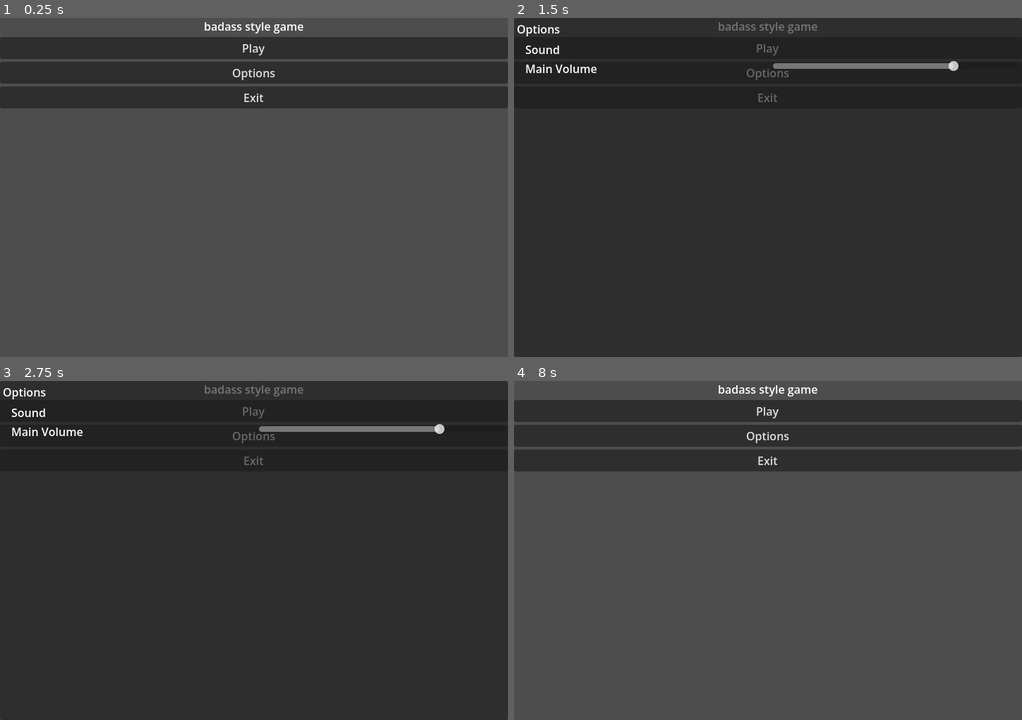
Above: before the commit, frames 1-4 (two rows, left to right).
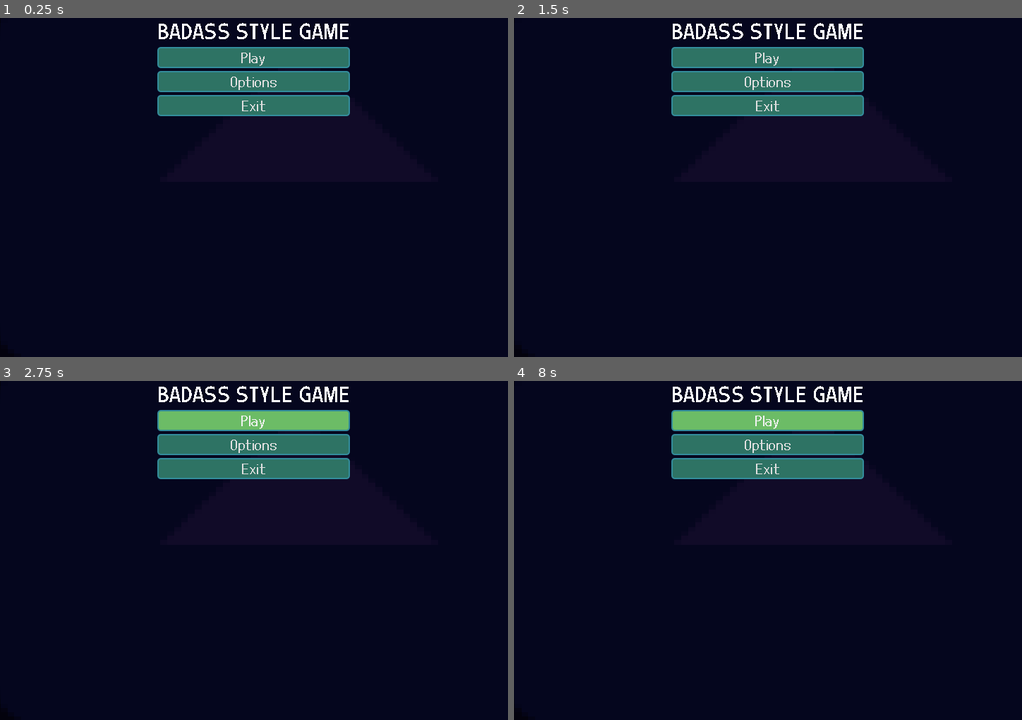
Above: after the commit, the same moments.

Repository: murumart/badass
Game: Godot game, scene res://scenes/ui/main_menu.tscn
Same seed, same stepped clock (60 frames per second), same inputs: the game is played once before the commit and once after it. The engine's default icon, where the game draws it, is replaced by a stand-in: a white triangle on a blue panel in a dark square.
Inputs (mouse positions are in pixels of both pictures, inside the frame that each line leads up to):
- Up to frame 1 (0.25 s): no input
- Up to frame 2 (1.5 s): click "Options" at 0.5 s; click (768, 343) at 1.25 s, where only the run after the commit has a clickable "Okay"
- Up to frame 3 (2.75 s): click "Play" at 2 s
- Up to frame 4 (8 s): click "Play" at 2.75 s; click "Play" at 3.5 s; tap Escape at 7.9 s

The runs differ from the first frame. In frame 1, 100% of the frame differs, in the area x 0-100%, y 0-100%; in frame 2, 100%; in frame 3, 100%; in frame 4, 100%.

Commit message:
Some theming

Diff:
--- a/project.godot
+++ b/project.godot
@@ -34,11 +34,16 @@
 
 project/assembly_name="New Game Project"
 
+[gui]
+
+theme/custom="uid://7pwkneh6677e"
+
 [physics]
 
 3d/physics_engine="Jolt Physics"
 
 [rendering]
 
+textures/canvas_textures/default_texture_filter=0
 rendering_device/driver.windows="d3d12"
 renderer/rendering_method="mobile"
--- /dev/null
+++ b/resources/theme/button.tres
@@ -0,0 +1,17 @@
+[gd_resource type="StyleBoxFlat" format=3 uid="uid://dmsmh0w41sl1p"]
+
+[resource]
+content_margin_left = 2.0
+content_margin_top = 2.0
+content_margin_right = 2.0
+content_margin_bottom = 2.0
+bg_color = Color(0.18039216, 0.4509804, 0.39215687, 1)
+border_width_left = 2
+border_width_top = 2
+border_width_right = 2
+border_width_bottom = 2
+border_color = Color(0.2, 0.54901963, 0.60784316, 1)
+corner_radius_top_left = 4
+corner_radius_top_right = 4
+corner_radius_bottom_right = 4
+corner_radius_bottom_left = 4
--- /dev/null
+++ b/resources/theme/button_disabled.tres
@@ -0,0 +1,17 @@
+[gd_resource type="StyleBoxFlat" format=3 uid="uid://dhg5qp4yd7wna"]
+
+[resource]
+content_margin_left = 2.0
+content_margin_top = 2.0
+content_margin_right = 2.0
+content_margin_bottom = 2.0
+bg_color = Color(0.06666667, 0.043137256, 0.15686275, 1)
+border_width_left = 2
+border_width_top = 2
+border_width_right = 2
+border_width_bottom = 2
+border_color = Color(0.1254902, 0.33333334, 0.5411765, 1)
+corner_radius_top_left = 4
+corner_radius_top_right = 4
+corner_radius_bottom_right = 4
+corner_radius_bottom_left = 4
--- /dev/null
+++ b/resources/theme/button_hover.tres
@@ -0,0 +1,17 @@
+[gd_resource type="StyleBoxFlat" format=3 uid="uid://b5inq3swjg0wa"]
+
+[resource]
+content_margin_left = 2.0
+content_margin_top = 2.0
+content_margin_right = 2.0
+content_margin_bottom = 2.0
+bg_color = Color(0.42352942, 0.7372549, 0.4, 1)
+border_width_left = 2
+border_width_top = 2
+border_width_right = 2
+border_width_bottom = 2
+border_color = Color(0.2, 0.54901963, 0.60784316, 1)
+corner_radius_top_left = 4
+corner_radius_top_right = 4
+corner_radius_bottom_right = 4
+corner_radius_bottom_left = 4
--- /dev/null
+++ b/resources/theme/button_press.tres
@@ -0,0 +1,17 @@
+[gd_resource type="StyleBoxFlat" format=3 uid="uid://b1grtf3oc422c"]
+
+[resource]
+content_margin_left = 2.0
+content_margin_top = 2.0
+content_margin_right = 2.0
+content_margin_bottom = 2.0
+bg_color = Color(0.16470589, 0.1882353, 0.32156864, 1)
+border_width_left = 2
+border_width_top = 2
+border_width_right = 2
+border_width_bottom = 2
+border_color = Color(0.18039216, 0.4509804, 0.39215687, 1)
+corner_radius_top_left = 4
+corner_radius_top_right = 4
+corner_radius_bottom_right = 4
+corner_radius_bottom_left = 4
--- /dev/null
+++ b/resources/theme/main_theme.tres
@@ -0,0 +1,31 @@
+[gd_resource type="Theme" format=3 uid="uid://7pwkneh6677e"]
+
+[ext_resource type="StyleBox" uid="uid://dmsmh0w41sl1p" path="res://resources/theme/button.tres" id="1_70gfe"]
+[ext_resource type="StyleBox" uid="uid://b5inq3swjg0wa" path="res://resources/theme/button_hover.tres" id="1_jtx1y"]
+[ext_resource type="StyleBox" uid="uid://dhg5qp4yd7wna" path="res://resources/theme/button_disabled.tres" id="1_kh2cq"]
+[ext_resource type="FontFile" uid="uid://cjgqwctltj4xi" path="res://resources/theme/Jupiteroid-Regular.ttf" id="2_jtx1y"]
+[ext_resource type="StyleBox" uid="uid://b1grtf3oc422c" path="res://resources/theme/button_press.tres" id="3_1ywy2"]
+
+[sub_resource type="StyleBoxFlat" id="StyleBoxFlat_wif3f"]
+bg_color = Color(0.42352942, 0.7372549, 0.4, 1)
+
+[sub_resource type="StyleBoxFlat" id="StyleBoxFlat_qmhhu"]
+bg_color = Color(0.7490196, 0.9490196, 0.4, 1)
+
+[sub_resource type="StyleBoxFlat" id="StyleBoxFlat_kh2cq"]
+content_margin_left = 2.0
+content_margin_top = 2.0
+content_margin_right = 2.0
+content_margin_bottom = 2.0
+bg_color = Color(0.18039216, 0.4509804, 0.39215687, 1)
+
+[resource]
+Button/styles/disabled = ExtResource("1_kh2cq")
+Button/styles/hover = ExtResource("1_jtx1y")
+Button/styles/normal = ExtResource("1_70gfe")
+Button/styles/pressed = ExtResource("3_1ywy2")
+Control/font_sizes/font_size = 22
+Control/fonts/font = ExtResource("2_jtx1y")
+Slider/styles/grabber_area = SubResource("StyleBoxFlat_wif3f")
+Slider/styles/grabber_area_highlight = SubResource("StyleBoxFlat_qmhhu")
+Slider/styles/slider = SubResource("StyleBoxFlat_kh2cq")
--- a/scenes/ui/main_menu.tscn
+++ b/scenes/ui/main_menu.tscn
@@ -1,6 +1,12 @@
 [gd_scene format=3 uid="uid://2yvq6yiiep7y"]
 
 [ext_resource type="Script" uid="uid://dkj3c0fk1xv1v" path="res://scenes/ui/main_menu.gd" id="1_sl1te"]
+[ext_resource type="Texture2D" uid="uid://4q335xxs2p" path="res://icon.svg" id="2_fe2o3"]
+[ext_resource type="FontFile" uid="uid://cln787ma2u7s8" path="res://resources/theme/Zerove-Regular.ttf" id="3_1g8jr"]
+
+[sub_resource type="LabelSettings" id="LabelSettings_m1kxf"]
+font = ExtResource("3_1g8jr")
+font_size = 32
 
 [node name="MainMenu" type="Control" unique_id=1274980500 node_paths=PackedStringArray("play_button", "options_button", "exit_button")]
 layout_mode = 3
@@ -10,11 +16,17 @@
 grow_horizontal = 2
 grow_vertical = 2
 script = ExtResource("1_sl1te")
-play_button = NodePath("VBoxContainer/PlayButton")
-options_button = NodePath("VBoxContainer/OptionsButton")
-exit_button = NodePath("VBoxContainer/ExitButton")
+play_button = NodePath("HBoxContainer/VBoxContainer/PlayButton")
+options_button = NodePath("HBoxContainer/VBoxContainer/OptionsButton")
+exit_button = NodePath("HBoxContainer/VBoxContainer/ExitButton")
 
-[node name="VBoxContainer" type="VBoxContainer" parent="." unique_id=1246975116]
+[node name="Icon" type="Sprite2D" parent="." unique_id=260533777]
+modulate = Color(0.06666667, 0.043137256, 0.15686275, 1)
+position = Vector2(424, 219.00002)
+scale = Vector2(9.84375, 6.25)
+texture = ExtResource("2_fe2o3")
+
+[node name="HBoxContainer" type="HBoxContainer" parent="." unique_id=1000560811]
 layout_mode = 1
 anchors_preset = 15
 anchor_right = 1.0
@@ -22,19 +34,32 @@
 grow_horizontal = 2
 grow_vertical = 2
 
-[node name="Label" type="Label" parent="VBoxContainer" unique_id=1914953977]
+[node name="Fat" type="Control" parent="HBoxContainer" unique_id=1502536986]
+layout_mode = 2
+size_flags_horizontal = 3
+
+[node name="VBoxContainer" type="VBoxContainer" parent="HBoxContainer" unique_id=1246975116]
+layout_mode = 2
+size_flags_horizontal = 3
+
+[node name="Label" type="Label" parent="HBoxContainer/VBoxContainer" unique_id=1914953977]
 layout_mode = 2
 text = "badass style game"
+label_settings = SubResource("LabelSettings_m1kxf")
 horizontal_alignment = 1
 
-[node name="PlayButton" type="Button" parent="VBoxContainer" unique_id=912897162]
+[node name="PlayButton" type="Button" parent="HBoxContainer/VBoxContainer" unique_id=912897162]
 layout_mode = 2
 text = "Play"
 
-[node name="OptionsButton" type="Button" parent="VBoxContainer" unique_id=495802206]
+[node name="OptionsButton" type="Button" parent="HBoxContainer/VBoxContainer" unique_id=495802206]
 layout_mode = 2
 text = "Options"
 
-[node name="ExitButton" type="Button" parent="VBoxContainer" unique_id=1713062318]
+[node name="ExitButton" type="Button" parent="HBoxContainer/VBoxContainer" unique_id=1713062318]
 layout_mode = 2
 text = "Exit"
+
+[node name="Fat2" type="Control" parent="HBoxContainer" unique_id=1239420459]
+layout_mode = 2
+size_flags_horizontal = 3
--- a/scenes/ui/option_slider.gd
+++ b/scenes/ui/option_slider.gd
@@ -23,11 +23,13 @@
 	get_value: Callable,
 	set_value: Callable,
 	range_min: float = 0.0,
-	range_max: float = 1.0
+	range_max: float = 1.0,
+	step: float = 0.05
 ) -> void:
 	label.text = option_name.capitalize()
 	slider.min_value = range_min
 	slider.max_value = range_max
+	slider.step = step
 
 	slider.set_value_no_signal(get_value.call())
 	_set_value = set_value
--- a/scenes/ui/options.gd
+++ b/scenes/ui/options.gd
@@ -1,6 +1,6 @@
 class_name OptionsMenu extends PanelContainer
 
-static var _options := {
+var _options := {
 	"sound": {
 		"main_volume": {
 			"setv": func(to: float) -> void:
@@ -10,16 +10,30 @@
 				return AudioServer.get_bus_volume_linear(0),
 			"default": 0.75,
 		}
+	},
+	"video": {
+		"full_screen": {
+			"setv": func(to: float) -> void:
+				assert(to == 0 or to == 1)
+				get_window().mode = Window.MODE_FULLSCREEN if to == 1 else Window.MODE_MAXIMIZED,
+			"getv": func() -> float:
+				return 1 if get_window().mode == Window.MODE_FULLSCREEN else 0.0,
+			"step": 1,
+		}
 	}
 }
 
 @export var list: Container
+@export var okay_button: Button
 
 var is_open := false
 
 
 func _ready() -> void:
 	assert(list != null)
+	assert(okay_button != null)
+
+	okay_button.pressed.connect(close)
 
 
 func display() -> void:
@@ -36,7 +50,7 @@
 			var opv: Dictionary = catv[opk]
 			var slider := OptionSlider.get_instance()
 			list.add_child(slider)
-			slider.display(opk, opv["getv"], opv["setv"], opv.get("range", Vector2(0, 1)).x, opv.get("range", Vector2(0, 1)).y)
+			slider.display(opk, opv["getv"], opv["setv"], opv.get("range", Vector2(0, 1)).x, opv.get("range", Vector2(0, 1)).y, opv.get("step", 0.05))
 
 	show.call_deferred()
 	set_deferred("is_open", true)
--- a/scenes/ui/options.tscn
+++ b/scenes/ui/options.tscn
@@ -2,7 +2,7 @@
 
 [ext_resource type="Script" uid="uid://d15cvfito5l0" path="res://scenes/ui/options.gd" id="1_c2u1v"]
 
-[node name="Options" type="PanelContainer" unique_id=205007288 node_paths=PackedStringArray("list")]
+[node name="Options" type="PanelContainer" unique_id=205007288 node_paths=PackedStringArray("list", "okay_button")]
 anchors_preset = 15
 anchor_right = 1.0
 anchor_bottom = 1.0
@@ -10,6 +10,7 @@
 grow_vertical = 2
 script = ExtResource("1_c2u1v")
 list = NodePath("MarginContainer/VBoxContainer/MarginContainer/List")
+okay_button = NodePath("MarginContainer/VBoxContainer/Button")
 
 [node name="MarginContainer" type="MarginContainer" parent="." unique_id=230212620]
 layout_mode = 2
@@ -35,3 +36,7 @@
 
 [node name="List" type="VBoxContainer" parent="MarginContainer/VBoxContainer/MarginContainer" unique_id=1868170602]
 layout_mode = 2
+
+[node name="Button" type="Button" parent="MarginContainer/VBoxContainer" unique_id=1111547887]
+layout_mode = 2
+text = "Okay"
Binary file added: resources/theme/Jupiteroid-Regular.ttf
Not shown, added: resources/theme/Jupiteroid-Regular.ttf.import
Binary file added: resources/theme/Zerove-Regular.ttf
Not shown, added: resources/theme/Zerove-Regular.ttf.import
